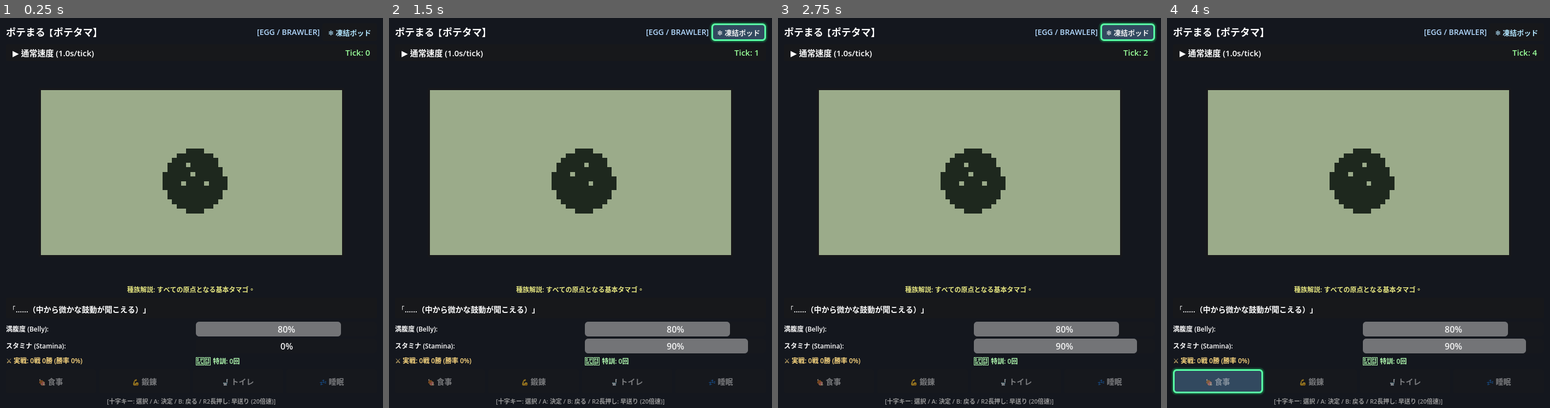
Above: before the commit, frames 1-4 (left to right).
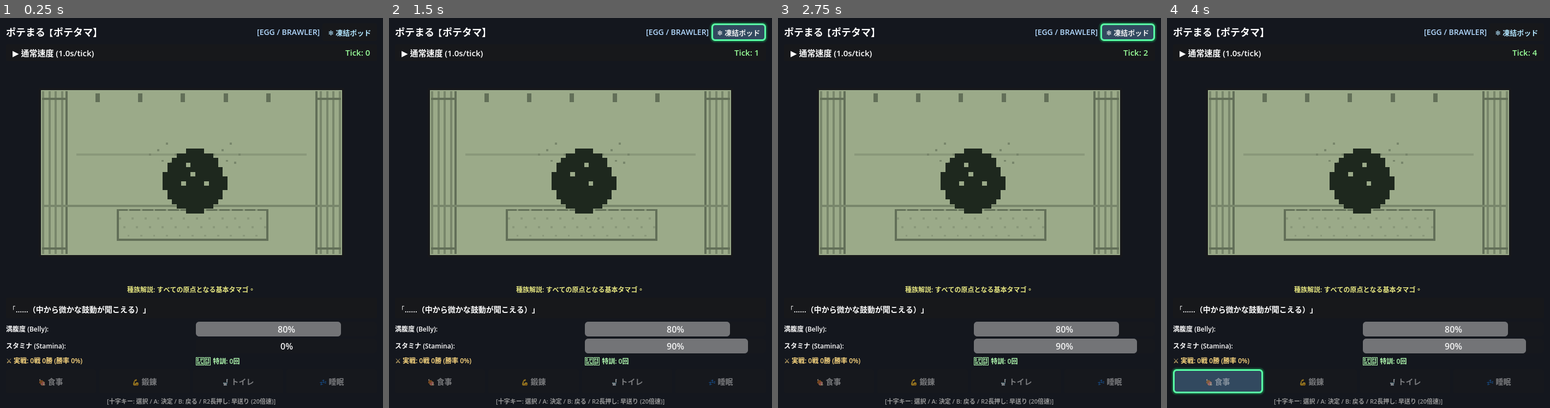
Above: after the commit, the same moments.

Repository: u1e2k/poteverse
Game: Godot game, scene res://scenes/DebugPoteView.tscn
Two runs of this game, one before a commit and one after it. Both use one fixed random seed, a clock stepped at 60 frames per second and the inputs below.
Inputs:
- Up to frame 1 (0.25 s): no input
- Up to frame 2 (1.5 s): click "❄️ 凍結ポッド" at 0.5 s; click "❌ 閉じる" at 1.25 s
- Up to frame 3 (2.75 s): tap Enter at 2 s; hold Right (ui_right) from 2.03 s (still down); tap Backspace at 2.1 s
- Up to frame 4 (4 s): tap Space at 2.75 s; release Right (ui_right) at 2.78 s; hold Down (ui_down) 2.78-3.5 s; tap Tab at 2.85 s; click "❌ 閉じる" at 3.5 s

The runs differ from the first frame. In frame 1, 3.4% of the frame differs, in the area x 10-90%, y 18-61%; in frame 2, 3.4%; in frame 3, 3.4%; in frame 4, 3.4%.

Commit message:
feat(lcd): add retro monochrome thematic backgrounds for species and eggs

Diff:
--- a/scenes/PoteLcdDisplay.tscn
+++ b/scenes/PoteLcdDisplay.tscn
@@ -51,6 +51,17 @@
 offset_bottom = -6.0
 grow_horizontal = 2
 grow_vertical = 2
+
+[node name="TextureBackground" type="TextureRect" parent="LcdViewport"]
+texture_filter = 1
+layout_mode = 1
+anchors_preset = 15
+anchor_right = 1.0
+anchor_bottom = 1.0
+grow_horizontal = 2
+grow_vertical = 2
+expand_mode = 1
+stretch_mode = 6
 
 [node name="FoodLayer" type="Control" parent="LcdViewport"]
 layout_mode = 1
--- a/scripts/visuals/PoteLcdDisplay.gd
+++ b/scripts/visuals/PoteLcdDisplay.gd
@@ -33,7 +33,9 @@
 var food_target_x_offset: float = 0.0
 var eat_bites_count: int = 0
 var battle_won: bool = false
-
+var current_bg_type: String = ""
+
+@onready var texture_background: TextureRect = $LcdViewport/TextureBackground
 @onready var texture_pote: TextureRect = $LcdViewport/CharacterContainer/TexturePote
 @onready var texture_food: TextureRect = $LcdViewport/FoodLayer/TextureFood
 @onready var texture_poop: TextureRect = $LcdViewport/PoopLayer/TexturePoop
@@ -44,6 +46,8 @@
 
 
 func _ready() -> void:
+	if texture_background:
+		texture_background.texture_filter = CanvasItem.TEXTURE_FILTER_NEAREST
 	texture_pote.texture_filter = CanvasItem.TEXTURE_FILTER_NEAREST
 	texture_food.texture_filter = CanvasItem.TEXTURE_FILTER_NEAREST
 	texture_poop.texture_filter = CanvasItem.TEXTURE_FILTER_NEAREST
@@ -56,6 +60,7 @@
 	texture_poop.texture = PotePixelArt.create_item_texture("poop", lcd_fg_color)
 	texture_happy.texture = PotePixelArt.create_item_texture("happy_note", lcd_fg_color)
 
+	_update_background()
 	_update_pote_texture()
 	_update_pote_scale()
 
@@ -212,8 +217,24 @@
 func set_species(species_id: String) -> void:
 	current_species_id = species_id
 	current_frame_index = 0
+	_update_background()
 	_update_pote_texture()
 	_update_pote_scale()
+
+
+func set_background(bg_type: String) -> void:
+	current_bg_type = bg_type
+	if texture_background:
+		texture_background.texture = PotePixelArt.create_lcd_background(current_bg_type, lcd_bg_color, lcd_fg_color)
+
+
+func _update_background() -> void:
+	if texture_background == null:
+		return
+	var target_bg = PotePixelArt.get_background_for_species(current_species_id)
+	if target_bg != current_bg_type or texture_background.texture == null:
+		current_bg_type = target_bg
+		texture_background.texture = PotePixelArt.create_lcd_background(current_bg_type, lcd_bg_color, lcd_fg_color)
 
 
 func start_feeding(food_type: String) -> void:
--- a/scripts/visuals/PotePixelArt.gd
+++ b/scripts/visuals/PotePixelArt.gd
@@ -531,3 +531,341 @@
 		"master_slime", "master_cosmic": return COSMIC_IDLE_F1 if f == 0 else COSMIC_IDLE_F2
 
 		_: return BABY_DRAK_F1 if f == 0 else BABY_DRAK_F2
+
+
+# ==============================================================================
+# 🏞️ レトロモノクロLCD背景グラフィック生成
+# ==============================================================================
+static func get_background_for_species(species_id: String) -> String:
+	if species_id.begins_with("egg_"):
+		return "cosmic_incubator"
+	if "drak" in species_id or "flame" in species_id or "wargod" in species_id:
+		return "volcano_crag"
+	if "byte" in species_id or "cyber" in species_id or "omega" in species_id:
+		return "cyber_grid"
+	if "fang" in species_id or "gale" in species_id or "fenrir" in species_id:
+		return "forest_plain"
+	if "slime" in species_id or "king_slime" in species_id or "cosmic" in species_id:
+		return "dojo_room"
+	return "dojo_room"
+
+
+static func create_lcd_background(bg_type: String, bg_color: Color = Color(0.608, 0.671, 0.541, 1.0), fg_color: Color = Color(0.12, 0.16, 0.12, 1.0)) -> ImageTexture:
+	var w: int = 140
+	var h: int = 78
+	var img = Image.create(w, h, false, Image.FORMAT_RGBA8)
+	img.fill(bg_color)
+
+	var faint_col = bg_color.lerp(fg_color, 0.14)  # 遠景・雲・かすかな質感
+	var mid_col   = bg_color.lerp(fg_color, 0.28)  # 中景・壁線・山並み・床板
+	var accent_col= bg_color.lerp(fg_color, 0.46)  # 地平線・建造物輪郭・窓枠
+
+	match bg_type:
+		"cyber_grid":
+			_render_bg_cyber_grid(img, w, h, faint_col, mid_col, accent_col)
+		"dojo_room":
+			_render_bg_dojo_room(img, w, h, faint_col, mid_col, accent_col)
+		"volcano_crag":
+			_render_bg_volcano_crag(img, w, h, faint_col, mid_col, accent_col)
+		"forest_plain":
+			_render_bg_forest_plain(img, w, h, faint_col, mid_col, accent_col)
+		"cosmic_incubator":
+			_render_bg_cosmic_incubator(img, w, h, faint_col, mid_col, accent_col)
+		_:
+			_render_bg_dojo_room(img, w, h, faint_col, mid_col, accent_col)
+
+	return ImageTexture.create_from_image(img)
+
+
+# 1. 電脳グリッド / サイバーアリーナ
+static func _render_bg_cyber_grid(img: Image, w: int, h: int, faint: Color, mid: Color, accent: Color) -> void:
+	var horizon_y = 54
+
+	# 遠景電脳ビル街 (スカイライン)
+	var buildings = [
+		{"x": 6, "w": 10, "h": 22, "ant": true},
+		{"x": 20, "w": 14, "h": 30, "ant": false},
+		{"x": 38, "w": 12, "h": 18, "ant": true},
+		{"x": 54, "w": 18, "h": 36, "ant": true},
+		{"x": 76, "w": 14, "h": 26, "ant": false},
+		{"x": 94, "w": 12, "h": 20, "ant": true},
+		{"x": 110, "w": 16, "h": 32, "ant": false},
+		{"x": 128, "w": 8, "h": 16, "ant": true}
+	]
+	for b in buildings:
+		var bx: int = b.x
+		var bw: int = b.w
+		var bh: int = b.h
+		var by: int = horizon_y - bh
+		for x in range(bx, mini(w, bx + bw)):
+			for y in range(by, horizon_y):
+				# ビルの外枠と窓ドット
+				if x == bx or x == bx + bw - 1 or y == by:
+					img.set_pixel(x, y, mid)
+				elif (x - bx) % 3 == 1 and (y - by) % 4 == 2:
+					img.set_pixel(x, y, faint)
+		if b.ant:
+			var ant_x = bx + int(bw / 2)
+			for ay in range(by - 5, by):
+				if ay >= 0:
+					img.set_pixel(ant_x, ay, mid)
+
+	# データストリーム / ビット浮遊
+	var bits = [Vector2i(14, 8), Vector2i(48, 12), Vector2i(70, 6), Vector2i(105, 10), Vector2i(125, 14)]
+	for pt in bits:
+		if pt.x < w and pt.y < h:
+			img.set_pixel(pt.x, pt.y, faint)
+			img.set_pixel(pt.x + 1, pt.y, faint)
+
+	# 地平線
+	for x in range(w):
+		img.set_pixel(x, horizon_y, accent)
+
+	# パースグリッド床 (奥行き)
+	var floor_lines = [56, 60, 66, 73, 77]
+	for fy in floor_lines:
+		for x in range(w):
+			if (fy == 77 or (x % 2 == 0)):
+				img.set_pixel(x, fy, mid)
+
+	# 遠近グリッド縦線 (消失点: 70, 54)
+	var cx = 70.0
+	for angle_idx in range(-5, 6):
+		var target_bottom_x = cx + angle_idx * 15.0
+		for y in range(horizon_y + 1, h):
+			var t = float(y - horizon_y) / float(h - horizon_y)
+			var cur_x = int(lerpf(cx + angle_idx * 3.0, target_bottom_x, t))
+			if cur_x >= 0 and cur_x < w:
+				img.set_pixel(cur_x, y, faint)
+
+
+# 2. 特訓道場 / ポテの部屋
+static func _render_bg_dojo_room(img: Image, w: int, h: int, faint: Color, mid: Color, accent: Color) -> void:
+	var floor_y = 55
+
+	# 柱・壁のパネル区切り
+	for col_x in [0, 35, 70, 105, 139]:
+		for y in range(floor_y):
+			img.set_pixel(col_x, y, mid)
+
+	# 丸窓 (x: 88..122, y: 12..40)
+	var win_cx = 105
+	var win_cy = 24
+	var win_r = 13
+	for y in range(win_cy - win_r, win_cy + win_r + 1):
+		for x in range(win_cx - win_r, win_cx + win_r + 1):
+			var dist_sq = (x - win_cx) * (x - win_cx) + (y - win_cy) * (y - win_cy)
+			if dist_sq <= win_r * win_r and dist_sq >= (win_r - 1) * (win_r - 1):
+				img.set_pixel(x, y, accent)
+			elif dist_sq < (win_r - 1) * (win_r - 1):
+				# 窓の外の風景（山並みと小太陽）
+				if y == win_cy or x == win_cx:
+					img.set_pixel(x, y, mid) # 格子
+				elif y > win_cy + 4:
+					img.set_pixel(x, y, faint) # 遠山
+
+	# 壁掛け掛け軸 (x: 14..28, y: 12..42)
+	for y in range(12, 43):
+		for x in range(14, 29):
+			if x == 14 or x == 28 or y == 12 or y == 42 or y == 16 or y == 38:
+				img.set_pixel(x, y, accent)
+			elif x in [20, 21, 22] and y in [22, 23, 24, 28, 29, 30]:
+				img.set_pixel(x, y, mid) # 漢字風の筆跡
+
+	# 壁の飾り棚 (x: 42..65, y: 30..31)
+	for x in range(42, 66):
+		img.set_pixel(x, 30, accent)
+		img.set_pixel(x, 31, mid)
+	# 棚の上のダンベル＆ミニトロフィー
+	img.set_pixel(46, 28, accent); img.set_pixel(46, 29, accent); img.set_pixel(48, 28, accent); img.set_pixel(48, 29, accent); img.set_pixel(47, 29, accent)
+	img.set_pixel(58, 27, mid); img.set_pixel(59, 27, mid); img.set_pixel(57, 28, mid); img.set_pixel(60, 28, mid); img.set_pixel(58, 29, accent); img.set_pixel(59, 29, accent)
+
+	# 巾木・床の境界
+	for x in range(w):
+		img.set_pixel(x, floor_y - 1, mid)
+		img.set_pixel(x, floor_y, accent)
+
+	# フローリング・畳の横線
+	var planks = [60, 66, 72, 77]
+	for py in planks:
+		for x in range(w):
+			img.set_pixel(x, py, mid)
+	# 木目の縦継ぎ目
+	for sx in [18, 52, 88, 124]:
+		for y in range(floor_y + 1, 60): img.set_pixel(sx, y, faint)
+	for sx in [35, 70, 105]:
+		for y in range(61, 66): img.set_pixel(sx, y, faint)
+	for sx in [15, 48, 92, 130]:
+		for y in range(67, 72): img.set_pixel(sx, y, faint)
+
+
+# 3. 竜の火山 / 溶岩荒野
+static func _render_bg_volcano_crag(img: Image, w: int, h: int, faint: Color, mid: Color, accent: Color) -> void:
+	var ground_y = 54
+
+	# 太陽 / 月
+	for dy in range(-4, 5):
+		for dx in range(-4, 5):
+			if dx * dx + dy * dy <= 16:
+				img.set_pixel(22 + dx, 16 + dy, faint)
+
+	# 火山スカイライン (x: 40..100)
+	for x in range(w):
+		var mountain_h = 0
+		if x >= 30 and x <= 110:
+			var center_dist = absf(x - 70)
+			mountain_h = int(clampf(34.0 - center_dist * 0.75, 0.0, 32.0))
+			if center_dist < 6: # 火口凹み
+				mountain_h -= 4
+		elif x < 30:
+			mountain_h = int(clampf(14.0 - x * 0.3, 0.0, 14.0))
+		else:
+			mountain_h = int(clampf(14.0 - (w - x) * 0.3, 0.0, 14.0))
+
+		var my = ground_y - mountain_h
+		for y in range(my, ground_y):
+			if y == my:
+				img.set_pixel(x, y, accent)
+			elif y % 3 == 0 and x % 3 == 0:
+				img.set_pixel(x, y, mid)
+
+	# 噴煙の煙雲
+	var smokes = [Vector2i(68, 16), Vector2i(72, 14), Vector2i(70, 10), Vector2i(76, 8)]
+	for s in smokes:
+		for dy in range(-2, 3):
+			for dx in range(-3, 4):
+				if dx*dx + dy*dy <= 6 and s.x+dx < w and s.y+dy >= 0:
+					img.set_pixel(s.x+dx, s.y+dy, faint)
+
+	# 地表クラック・岩肌
+	for x in range(w):
+		img.set_pixel(x, ground_y, accent)
+
+	# 溶岩亀裂
+	var crack_pts = [
+		Vector2i(10, 56), Vector2i(18, 62), Vector2i(26, 68), Vector2i(38, 76),
+		Vector2i(90, 56), Vector2i(98, 64), Vector2i(112, 72), Vector2i(126, 76),
+		Vector2i(60, 60), Vector2i(75, 68), Vector2i(85, 74)
+	]
+	for i in range(crack_pts.size() - 1):
+		var p1 = crack_pts[i]
+		var p2 = crack_pts[i+1]
+		if abs(p1.x - p2.x) < 25:
+			for step in range(12):
+				var px = int(lerpf(p1.x, p2.x, step / 12.0))
+				var py = int(lerpf(p1.y, p2.y, step / 12.0))
+				if px < w and py < h:
+					img.set_pixel(px, py, mid)
+
+
+# 4. デジタル樹海 / 草原フィールド
+static func _render_bg_forest_plain(img: Image, w: int, h: int, faint: Color, mid: Color, accent: Color) -> void:
+	var ground_y = 54
+
+	# 雲
+	var clouds = [Vector2i(20, 12), Vector2i(75, 8), Vector2i(115, 14)]
+	for c in clouds:
+		for dx in range(-8, 9):
+			for dy in range(-3, 4):
+				if (dx * dx) / 64.0 + (dy * dy) / 9.0 <= 1.0:
+					var px = c.x + dx
+					var py = c.y + dy
+					if px >= 0 and px < w and py >= 0 and py < h:
+						img.set_pixel(px, py, faint)
+
+	# 飛ぶ鳥 (V字)
+	for bx in [45, 52]:
+		img.set_pixel(bx - 1, 18, mid); img.set_pixel(bx, 19, mid); img.set_pixel(bx + 1, 18, mid)
+
+	# 遠景山並み
+	for x in range(w):
+		var my = ground_y - int(sin(x * 0.05) * 8.0 + 12.0)
+		img.set_pixel(x, my, faint)
+
+	# 両端のデジタル樹木 (左: 0..25, 右: 115..139)
+	var trees = [
+		{"x": 6, "y": 30, "w": 12, "h": 24},
+		{"x": 18, "y": 36, "w": 10, "h": 18},
+		{"x": 118, "y": 34, "w": 10, "h": 20},
+		{"x": 128, "y": 28, "w": 12, "h": 26}
+	]
+	for t in trees:
+		# 幹
+		for y in range(t.y + 10, ground_y):
+			img.set_pixel(t.x + int(t.w/2), y, mid)
+		# 樹冠
+		for cy in range(t.y, t.y + 12):
+			for cx in range(t.x, t.x + t.w):
+				var r = (t.w / 2.0)
+				var d = absf(cx - (t.x + r))
+				if d <= r:
+					if cx == t.x or cx == t.x + t.w - 1 or cy == t.y:
+						img.set_pixel(cx, cy, accent)
+					else:
+						img.set_pixel(cx, cy, mid)
+
+	# 地平草むら線
+	for x in range(w):
+		img.set_pixel(x, ground_y, accent)
+		if x % 4 == 0:
+			img.set_pixel(x, ground_y - 1, mid) # 草の穂
+
+	# 草原の草花ドット
+	var plants = [Vector2i(12, 60), Vector2i(34, 66), Vector2i(58, 62), Vector2i(82, 70), Vector2i(105, 64), Vector2i(128, 68)]
+	for p in plants:
+		if p.x < w and p.y < h:
+			img.set_pixel(p.x, p.y, mid)
+			img.set_pixel(p.x - 1, p.y + 1, faint)
+			img.set_pixel(p.x + 1, p.y + 1, faint)
+
+
+# 5. タマゴ培養室 / コールドスリープカプセル空間
+static func _render_bg_cosmic_incubator(img: Image, w: int, h: int, faint: Color, mid: Color, accent: Color) -> void:
+	var floor_y = 54
+
+	# 両端のカプセルシリンダー枠
+	for x in range(12):
+		for y in range(h):
+			if x == 11 or y == 4 or y == h - 4:
+				img.set_pixel(x, y, accent)
+			elif x % 3 == 0:
+				img.set_pixel(x, y, mid)
+	for x in range(w - 12, w):
+		for y in range(h):
+			if x == w - 12 or y == 4 or y == h - 4:
+				img.set_pixel(x, y, accent)
+			elif (w - 1 - x) % 3 == 0:
+				img.set_pixel(x, y, mid)
+
+	# 天井のサイバーライト
+	for lx in [25, 45, 65, 85, 105]:
+		for y in range(2, 6):
+			img.set_pixel(lx, y, accent)
+			img.set_pixel(lx + 1, y, accent)
+
+	# 中央壁面のバイタル・心電図パルス波形モニター (y: 26..32)
+	for x in range(16, w - 16):
+		img.set_pixel(x, 30, faint)
+	# パルス山谷
+	var pulse_coords = [
+		Vector2i(50, 30), Vector2i(54, 28), Vector2i(56, 33), Vector2i(58, 25), Vector2i(60, 34), Vector2i(62, 30),
+		Vector2i(80, 30), Vector2i(84, 28), Vector2i(86, 33), Vector2i(88, 25), Vector2i(90, 34), Vector2i(92, 30)
+	]
+	for pt in pulse_coords:
+		img.set_pixel(pt.x, pt.y, mid)
+
+	# 台座プラットフォーム (x: 35..105, y: 54..72)
+	for x in range(w):
+		img.set_pixel(x, floor_y, mid)
+
+	# 八角形ポッド台座
+	for x in range(35, 106):
+		img.set_pixel(x, floor_y + 2, accent)
+		img.set_pixel(x, floor_y + 16, accent)
+	for y in range(floor_y + 2, floor_y + 17):
+		img.set_pixel(35, y, accent)
+		img.set_pixel(105, y, accent)
+		if y % 4 == 0:
+			for x in range(36, 105):
+				if (x + y) % 6 == 0:
+					img.set_pixel(x, y, faint)
